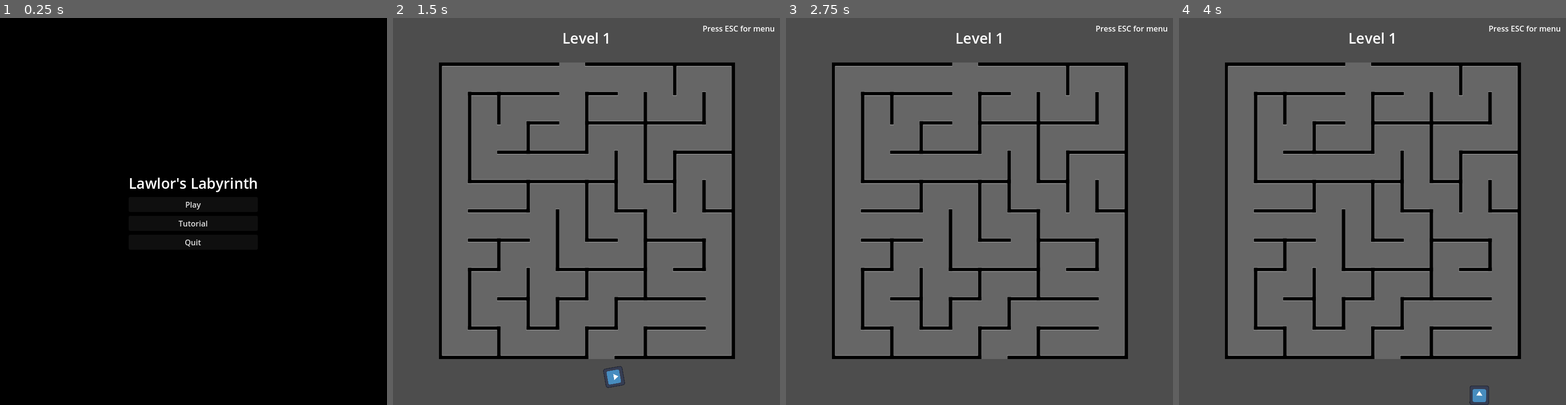
Above: before the commit, frames 1-4 (left to right).
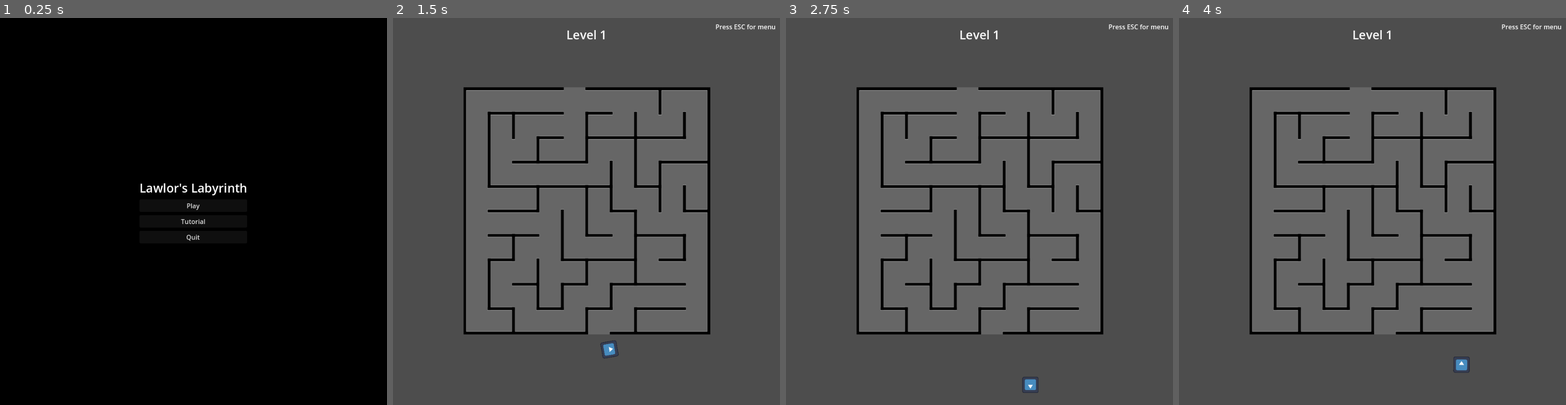
Above: after the commit, the same moments.

Repository: gkim14/CS471_LawlorsLabyrinth
Game: Godot game, scene res://scenes/StartScreen.tscn
Two runs of this game, one before a commit and one after it. Both use one fixed random seed, a clock stepped at 60 frames per second and the inputs below. The engine's default icon, where the game draws it, is replaced by a stand-in: a white triangle on a blue panel in a dark square.
Inputs:
- Up to frame 1 (0.25 s): no input
- Up to frame 2 (1.5 s): click "Play" at 0.5 s; tap Enter at 1.25 s; hold D (right) from 1.28 s (still down)
- Up to frame 3 (2.75 s): release D (right) at 2.03 s; hold S (down) from 2.03 s (still down)
- Up to frame 4 (4 s): release S (down) at 2.78 s; hold D (right) 2.78-3.53 s; hold W (up) from 3.53 s (still down)

The runs differ from the first frame. In frame 1, 0.7% of the frame differs, in the area x 33-67%, y 41-60%; in frame 2, 29%; in frame 3, 29%; in frame 4, 29%, in the area x 11-99%, y 1-100%.

Commit message:
made random maze generator, doesn't have exit/entrance, not implemented into game yet

Diff:
--- /dev/null
+++ b/assets/RdMaze.tres
@@ -0,0 +1,45 @@
+[gd_resource type="TileSet" load_steps=3 format=3 uid="uid://dcw6qt150n12c"]
+
+[ext_resource type="Texture2D" uid="uid://djrvgwqeu6ri4" path="res://assets/TileSet.png" id="1_l05xf"]
+
+[sub_resource type="TileSetAtlasSource" id="TileSetAtlasSource_i63wj"]
+texture = ExtResource("1_l05xf")
+texture_region_size = Vector2i(64, 64)
+2:0/0 = 0
+2:0/0/physics_layer_0/polygon_0/points = PackedVector2Array(27.94146, -32, 32, -32, 32, 32, 27.630997, 32)
+3:0/0 = 0
+3:0/0/physics_layer_0/polygon_0/points = PackedVector2Array(-32, -32, 32, -32, 32, 32, 27.94146, 32, 27.94146, -27.630997, -32, -27.941456)
+0:1/0 = 0
+0:1/0/physics_layer_0/polygon_0/points = PackedVector2Array(-32, 27.94146, 32, 27.94146, 32, 32, -32, 32)
+1:1/0 = 0
+1:1/0/physics_layer_0/polygon_0/points = PackedVector2Array(-32, 27.94146, 32, 27.94146, 32, 32, -32, 32)
+1:1/0/physics_layer_0/polygon_1/points = PackedVector2Array(-32, -27.941456, 32, -27.630997, 32, -32, -32, -32)
+3:1/0 = 0
+3:1/0/physics_layer_0/polygon_0/points = PackedVector2Array(-32, -32, 32, -32, 32, 32, -32, 32, -32, 27.94146, 27.94146, 27.94146, 27.630997, -27.941456, -32, -27.941456)
+0:2/0 = 0
+0:2/0/physics_layer_0/polygon_0/points = PackedVector2Array(-32, -32, -27.320534, -32, -27.941456, 32, -32, 32)
+1:2/0 = 0
+1:2/0/physics_layer_0/polygon_0/points = PackedVector2Array(-32, -32, 32, -32, 32, -27.630997, -27.941456, -27.941456, -27.941456, 32, -32, 32)
+2:2/0 = 0
+2:2/0/physics_layer_0/polygon_0/points = PackedVector2Array(-32, -32, -27.630997, -32, -27.941456, 32, -32, 32)
+2:2/0/physics_layer_0/polygon_1/points = PackedVector2Array(27.94146, -32, 32, -32, 32, 32, 27.630997, 32)
+3:2/0 = 0
+3:2/0/physics_layer_0/polygon_0/points = PackedVector2Array(-32, -32, 32, -32, 32, 32, 27.94146, 32, 27.630997, -27.630997, -27.941456, -27.630997, -27.630997, 32, -32, 32)
+0:3/0 = 0
+0:3/0/physics_layer_0/polygon_0/points = PackedVector2Array(-32, -32, -27.941456, -32, -27.941456, 27.94146, 32, 27.630997, 32, 32, -32, 32)
+1:3/0 = 0
+1:3/0/physics_layer_0/polygon_0/points = PackedVector2Array(-32, -32, 32, -32, 32, -27.630997, -27.630997, -27.941456, -27.630997, 27.94146, 32, 27.94146, 32, 32, -32, 32)
+2:3/0 = 0
+2:3/0/physics_layer_0/polygon_0/points = PackedVector2Array(-32, -32, -27.630997, -32, -27.941456, 27.630997, 27.630997, 27.630997, 27.94146, -32, 32, -32, 32, 32, -32, 32)
+3:3/0 = 0
+3:3/0/physics_layer_0/polygon_0/points = PackedVector2Array(-32, -32, 32, -32, 32, 32, -32, 32)
+2:1/next_alternative_id = 2
+2:1/0 = 0
+2:1/0/physics_layer_0/polygon_0/points = PackedVector2Array(27.630997, 27.94146, 27.941467, -32, 32, -32, 32, 32, -32, 32, -32, 27.786224)
+1:0/0 = 0
+0:0/0 = 0
+
+[resource]
+tile_size = Vector2i(64, 64)
+physics_layer_0/collision_layer = 1
+sources/1 = SubResource("TileSetAtlasSource_i63wj")
--- a/project.godot
+++ b/project.godot
@@ -17,8 +17,8 @@
 
 [display]
 
-window/size/viewport_width=800
-window/size/viewport_height=800
+window/size/viewport_width=960
+window/size/viewport_height=960
 window/stretch/mode="viewport"
 
 [input]
--- /dev/null
+++ b/scenes/RdMaze.tscn
@@ -0,0 +1,10 @@
+[gd_scene load_steps=3 format=3 uid="uid://dm8rcdlqgfam1"]
+
+[ext_resource type="Script" uid="uid://cnplqph8rba6t" path="res://scenes/rd_maze.gd" id="1_i63wj"]
+[ext_resource type="TileSet" uid="uid://dcw6qt150n12c" path="res://assets/RdMaze.tres" id="2_i63wj"]
+
+[node name="RdMaze" type="Node2D"]
+script = ExtResource("1_i63wj")
+
+[node name="TileMapLayer" type="TileMapLayer" parent="."]
+tile_set = ExtResource("2_i63wj")
--- /dev/null
+++ b/scenes/rd_maze.gd
@@ -0,0 +1,89 @@
+extends Node2D
+
+const N = 1
+const E = 2
+const S = 4
+const W = 8
+
+var cell_walls = {
+	Vector2i(0, -1): N,
+	Vector2i(1, 0): E,
+	Vector2i(0, 1): S,
+	Vector2i(-1, 0): W
+}
+
+var wall_data = {}
+
+var layer = 0
+var source_id = 1 #???
+var atlus_coords = [
+	Vector2i(2,1),
+	Vector2i(1,0),
+	Vector2i(2,0),
+	Vector2i(3,0),
+	Vector2i(0,1),
+	Vector2i(1,1),
+	Vector2i(0,0),
+	Vector2i(3,1),
+	Vector2i(0,2),
+	Vector2i(1,2),
+	Vector2i(2,2),
+	Vector2i(3,2),
+	Vector2i(0,3),
+	Vector2i(1,3),
+	Vector2i(2,3),
+	Vector2i(3,3),
+]
+
+var tile_size = 64  # tile size (in pixels)
+var width = 15 # width of map (in tiles)
+var height = 15 # height of map (in tiles)
+
+# get a reference to the map for convenience
+@onready var Map = $TileMapLayer
+
+func _ready():
+	randomize()
+	tile_size = Map.tile_set.tile_size
+	make_maze()
+
+func check_neighbors(cell, unvisited):
+	# returns an array of cell's unvisited neighbors
+	var list = []
+	for n in cell_walls.keys():
+		if cell + n in unvisited:
+			list.append(cell + n)
+	return list
+
+func make_maze():
+	var unvisited = []  # array of unvisited tiles
+	var stack = []
+	wall_data.clear()
+	# fill the map with solid tiles
+	Map.clear()
+	for x in range(width):
+		for y in range(height):
+			var pos = Vector2i(x, y)
+			unvisited.append(pos)
+			Map.set_cell(pos, source_id, atlus_coords[15])
+			wall_data[pos] = 15
+	var current = Vector2i(0, 0)
+	unvisited.erase(current)
+	# execute recursive backtracker algorithm
+	while unvisited:
+		var neighbors = check_neighbors(current, unvisited)
+		if neighbors.size() > 0:
+			var next = neighbors[randi() % neighbors.size()]
+			stack.append(current)
+			# remove walls from *both* cells
+			var dir = next - current
+			wall_data[current] &= ~cell_walls[dir]
+			wall_data[next] &= ~cell_walls[-dir]
+			Map.set_cell(current, source_id, atlus_coords[wall_data[current]])
+			Map.set_cell(next, source_id, atlus_coords[wall_data[next]])
+
+			current = next
+			unvisited.erase(current)
+		elif stack:
+			current = stack.pop_back()
+		#await get_tree().process_frame
Binary file added: assets/TileSet.png
Not shown, added: assets/TileSet.png.import
Not shown, added: scenes/rd_maze.gd.uid
